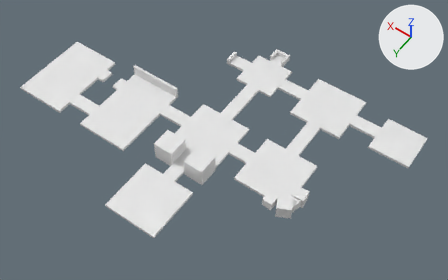
An edit to the Blender file Assets/Ralph/LD0.2.blend, drawn before and after from the same camera.
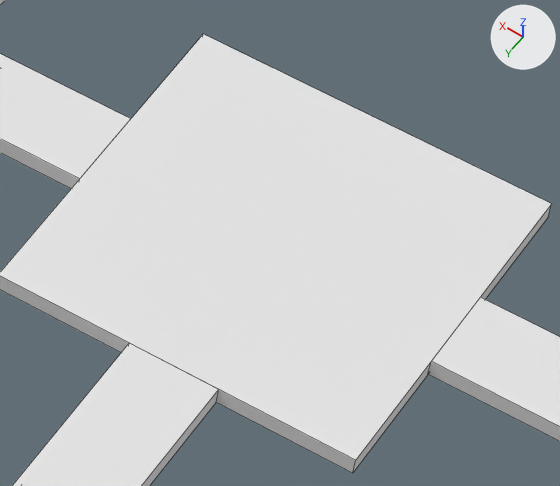
The first picture shows the older version from a 50 mm camera at (-110.0, 283.0, 339.0) aimed at (46.0, 65.0, -4.0). The close-ups show both versions on the part from 65% to 82% of the width and 26% to 50% of the height of that picture; other places that the commit changed are outside them. Lighting does not change. The marker at upper right points along +X, +Y and +Z. The close-ups show mesh edges as thin lines.
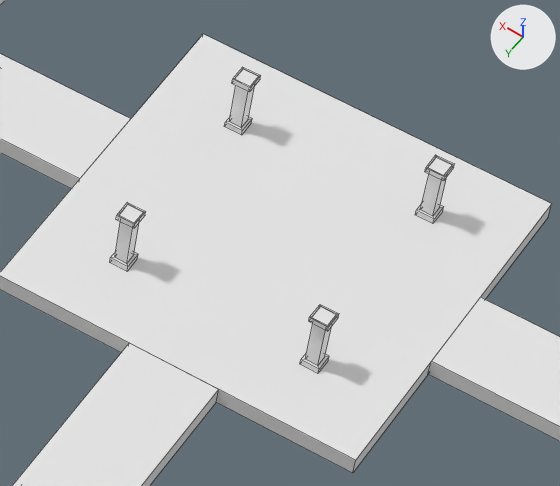
Edits to the scene script, one JSON object a line:
```json
{"op": "add", "block": "me_cube_035", "code": ["me_cube_035 = bpy.data.meshes.new('Cube.035')", "me_cube_035.from_pydata(...)  # 32 vertices, 30 faces; spans x -1.0..1.0, y -1.0..1.0, z -1.0..19.2"]}
{"op": "add", "block": "ob_cube_034", "code": ["ob_cube_034 = bpy.data.objects.new('Cube.034', me_cube_035)", "ob_cube_034.location = (10.79, -11.15, 1.22)", "ob_cube_034.scale = (1.0, 1.0, 0.35)"]}
{"op": "add", "block": "ob_cube_033", "code": ["ob_cube_033 = bpy.data.objects.new('Cube.033', me_cube_035.copy())", "ob_cube_033.location = (10.91, 11.15, 1.22)", "ob_cube_033.scale = (1.0, 1.0, 0.35)"]}
{"op": "add", "block": "ob_cube_032", "code": ["ob_cube_032 = bpy.data.objects.new('Cube.032', me_cube_035.copy())", "ob_cube_032.location = (-10.79, 11.63, 1.22)", "ob_cube_032.scale = (1.0, 1.0, 0.35)"]}
{"op": "add", "block": "ob_cube_031", "code": ["ob_cube_031 = bpy.data.objects.new('Cube.031', me_cube_035.copy())", "ob_cube_031.location = (-10.62, -11.87, 1.22)", "ob_cube_031.scale = (1.0, 1.0, 0.35)"]}
```

Location of each change, [x1, y1, x2, y2] in pixels of the close-ups (560 x 486 px):
```json
{"object": "Cube.032", "change": "added", "after": [300, 304, 339, 372]}
{"object": "Cube.033", "change": "added", "after": [110, 202, 146, 270]}
{"object": "Cube.031", "change": "added", "after": [415, 155, 454, 223]}
{"object": "Cube.034", "change": "added", "after": [225, 67, 261, 134]}
```
